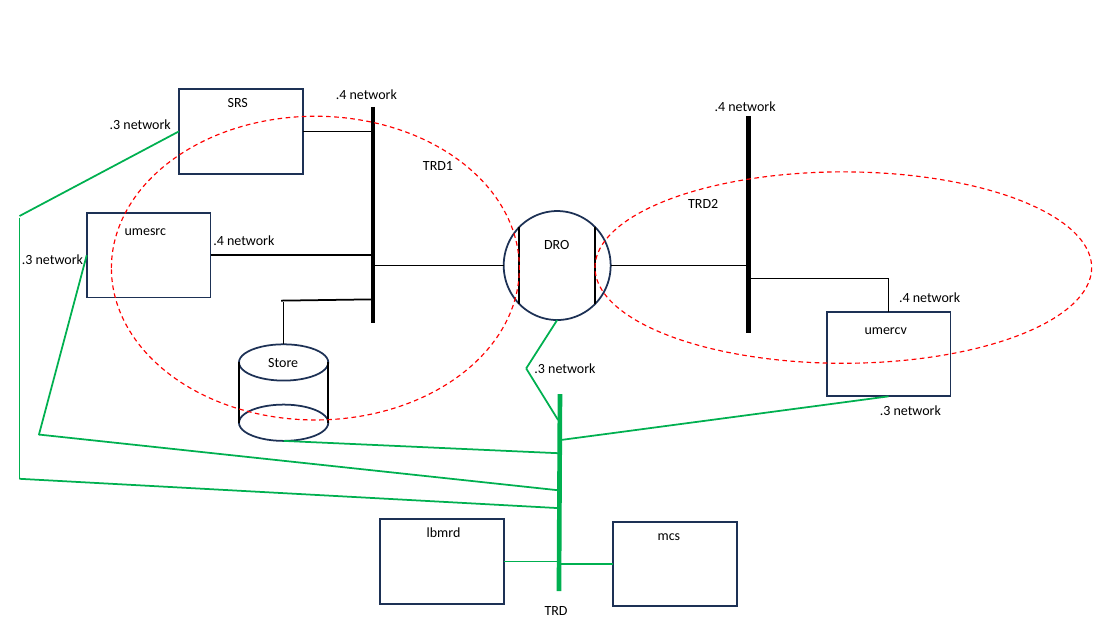
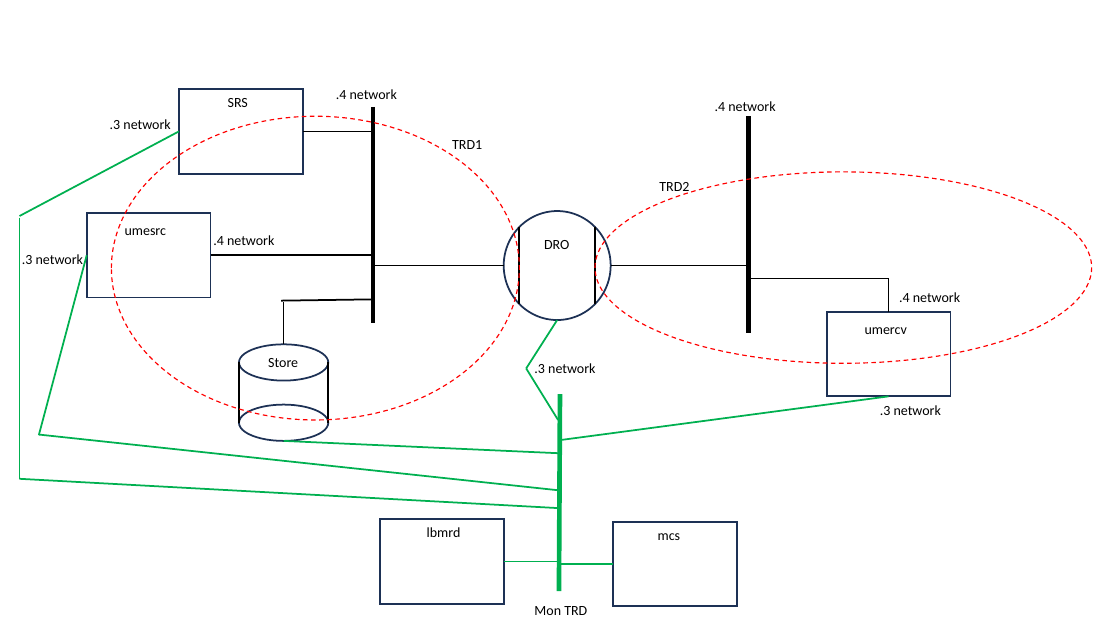
Before and after one commit to UltraMessaging/mcs_demo, a slide deck: slide 1 of figure1.pptx. Drawn at 1120x630 pixels with LibreOffice and Linux fonts; fonts in the diff are those of the drawing. Boxes give left, top, right and bottom in pixels: in the first picture for what was removed or moved away, otherwise in the second. Text is boxed around its words. In the diff, an @@ line names an element or a change of style, - is before the commit and + after.

```diff
--- a/figure1.pptx
+++ b/figure1.pptx
@@ text "TRD1" moved from (x1=423, y1=161, x2=453, y2=170) to (x1=452, y1=140, x2=482, y2=149) @@
@@ text "TRD2" rewrapped from (x1=688, y1=199, x2=718, y2=208) to (x1=659, y1=182, x2=689, y2=196) @@
@@ text at (x1=534, y1=606, x2=587, y2=615): text changed @@
-TRD
+Mon TRD
```
Also in this commit, not shown: 1 other file.
